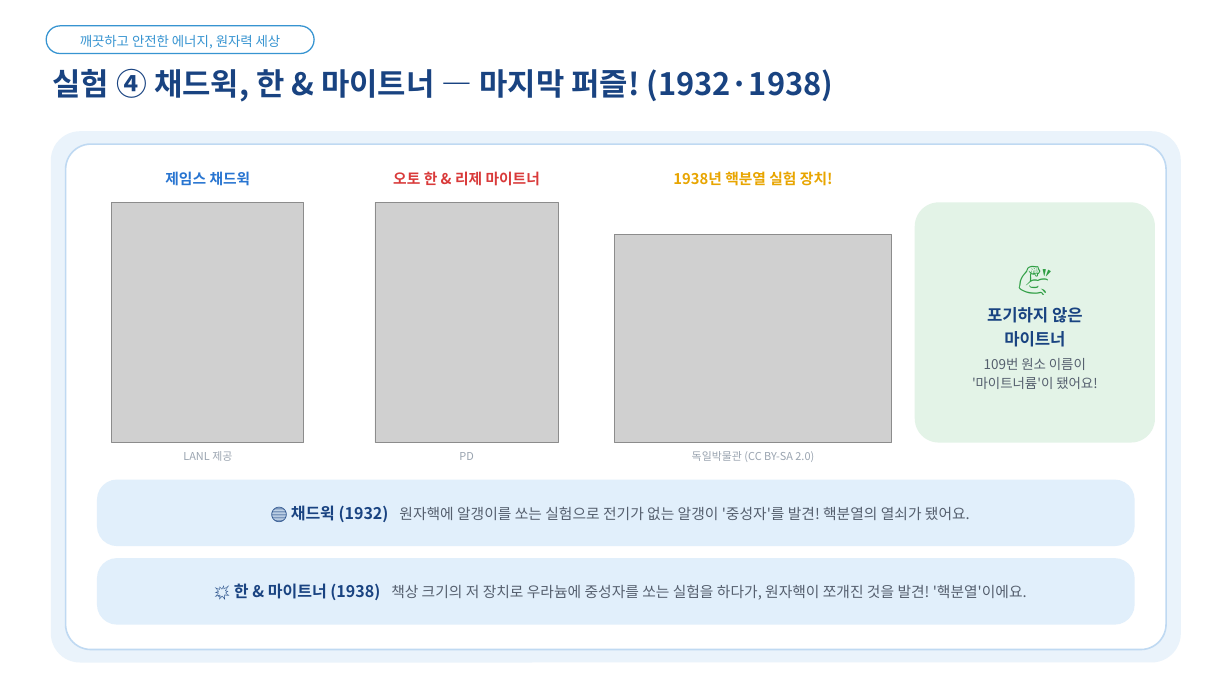
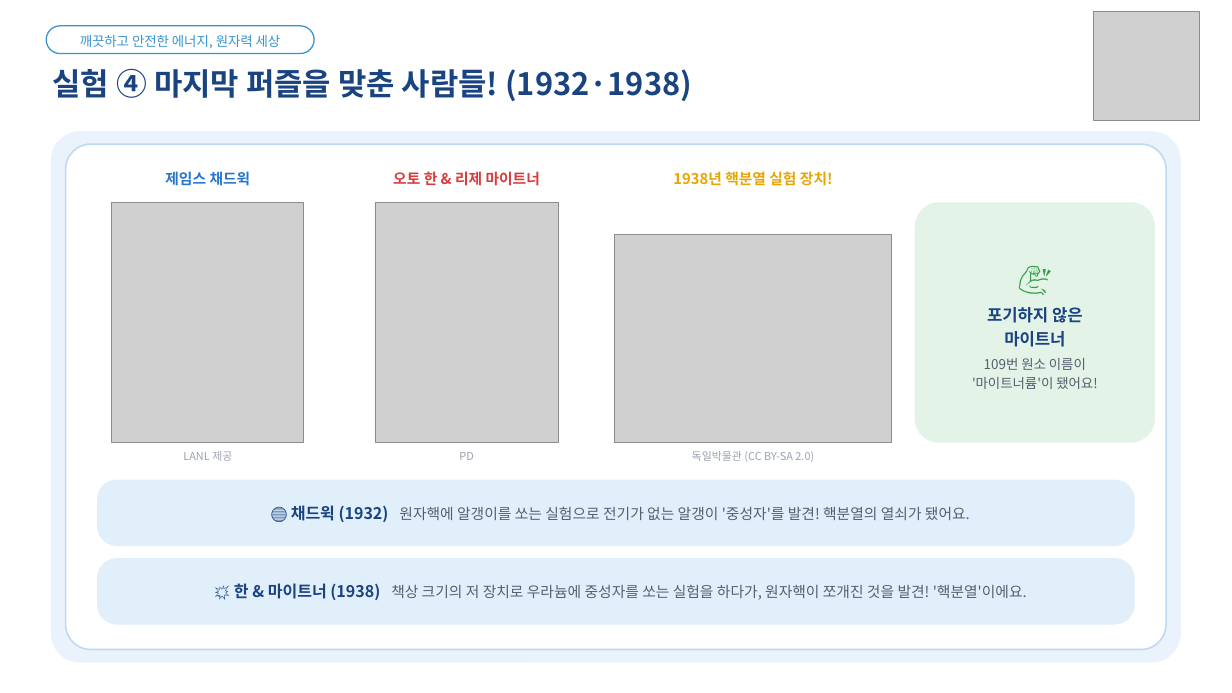
Before and after one commit to parksang-jun/ecture-materials, a slide deck: slide 25 of 강의자료/원자력과 탄소중립_표준양식.pptx (slide 24 before the commit). Drawn at 1232x693 pixels with LibreOffice and Linux fonts; fonts in the diff are those of the drawing; grey boxes stand for pictures. Boxes give left, top, right and bottom in pixels: in the first picture for what was removed or moved away, otherwise in the second. Text is boxed around its words. In the diff, an @@ line names an element or a change of style, - is before the commit and + after.

```diff
--- a/강의자료/원자력과 탄소중립_표준양식.pptx
+++ b/강의자료/원자력과 탄소중립_표준양식.pptx
@@ picture added at (1094, 11, 1201, 120) @@
@@ text at (53, 68, 692, 101): text changed @@
-실험 ④ 채드윅, 한 & 마이트너 — 마지막 퍼즐! (1932·1938)
+실험 ④ 마지막 퍼즐을 맞춘 사람들! (1932·1938)
```
Also in this commit, not shown: 34 other slides changed, 1 slide added, 2 other files.
